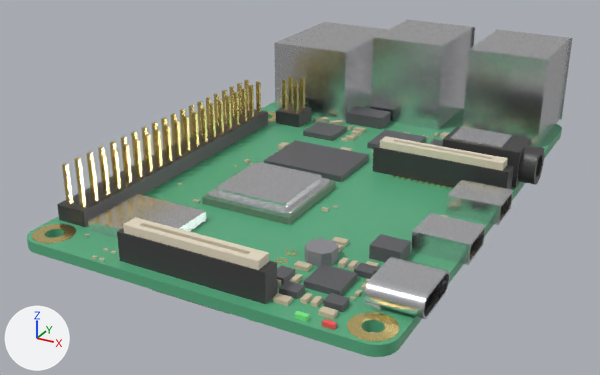
The glTF model meshes/raspberry_pi_4b/raspberry_pi_4b.glb: old version first, new version second.
Camera for both pictures: a camera (50 mm lens) standing at (0.0767, -0.1137, 0.0538) and looking at (0.0167, -0.0047, -0.0008). The lights are fixed; the arrows at lower left show +X, +Y and +Z. The first picture is the older version. Where no turn or scale is listed for an object, it has been applied to the vertices.

In view in the first picture: 'audio_jack', 'board', 'bottom_side', 'camera_connector', 'chips', 'display_connector', 'ethernet', 'headers', 'micro_hdmi', 'small_parts', 'usb_2', 'usb_3', 'usb_c'.
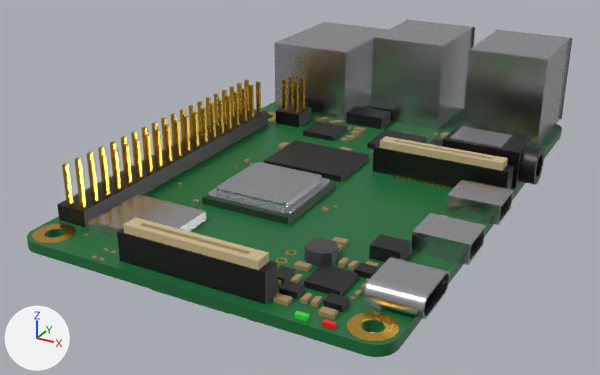
Boxes (x1, y1, x2, y2) around the edits, measured in the pictures (600 x 375 px):
'board', recoloured (green to dark green)
    both: (27, 102, 562, 357)
'headers', recoloured (darker)
    both: (57, 76, 311, 227)
'chips', recoloured (dark grey to light grey)
    both: (88, 140, 369, 238)
'usb_2', recoloured (dark grey to light grey)
    both: (462, 29, 573, 147)
'usb_3', recoloured (darker)
    both: (371, 19, 475, 130)
'small_parts', recoloured
    both: (84, 106, 450, 330)
'display_connector', recoloured (darker)
    both: (117, 217, 277, 304)
'ethernet', recoloured (dark grey to light grey)
    both: (274, 22, 389, 121)
'micro_hdmi', recoloured (darker)
    both: (411, 180, 513, 265)
'camera_connector', recoloured (dark grey to black)
    both: (373, 136, 514, 189)
'usb_c', recoloured (dark grey to light grey)
    both: (364, 257, 450, 319)
'audio_jack', recoloured (dark grey to light grey)
    both: (443, 127, 544, 188)
'bottom_side', recoloured
    both: (153, 290, 230, 314)

Edits to the bpy script that builds the scene:
```text
Change mat_pcb_green:
    mat_pcb_green.base_color: (0.1, 0.42, 0.22) -> (0.01, 0.147, 0.0397)  # green #59ad81 -> dark green #196b38
Change mat_gold:
    mat_gold.base_color: (0.86, 0.69, 0.27) -> (0.711, 0.434, 0.0593)  # yellow #efd88e -> yellow #dbb045
Change mat_silver:
    mat_silver.base_color: (0.78, 0.78, 0.8) -> (0.57, 0.57, 0.604)  # white #e5e5e7 -> light grey #c7c7cc
Change mat_latch_tan:
    mat_latch_tan.base_color: (0.8, 0.72, 0.55) -> (0.604, 0.477, 0.263)  # pale yellow #e7ddc4 -> beige #ccb88c
Change mat_chip:
    mat_chip.base_color: (0.11, 0.11, 0.12) -> (0.0116, 0.0116, 0.0134)  # dark grey #5d5d61 -> black #1c1c1f
Change mat_substrate:
    mat_substrate.base_color: (0.14, 0.24, 0.16) -> (0.0174, 0.047, 0.022)  # greyish green #69866f -> dark green #243d29
Change mat_ceramic:
    mat_ceramic.base_color: (0.64, 0.54, 0.38) -> (0.367, 0.253, 0.119)  # beige #d1c2a6 -> brown #a38a61
Change mat_inductor:
    mat_inductor.base_color: (0.26, 0.26, 0.28) -> (0.055, 0.055, 0.0637)  # grey #8b8b90 -> dark grey #424247
```
